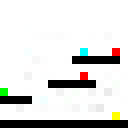
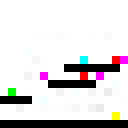
Before/after of a 128x128 layered artwork. What changed in the layer stack:
painted on "Layer 0" over [0, 48, 128, 96]
